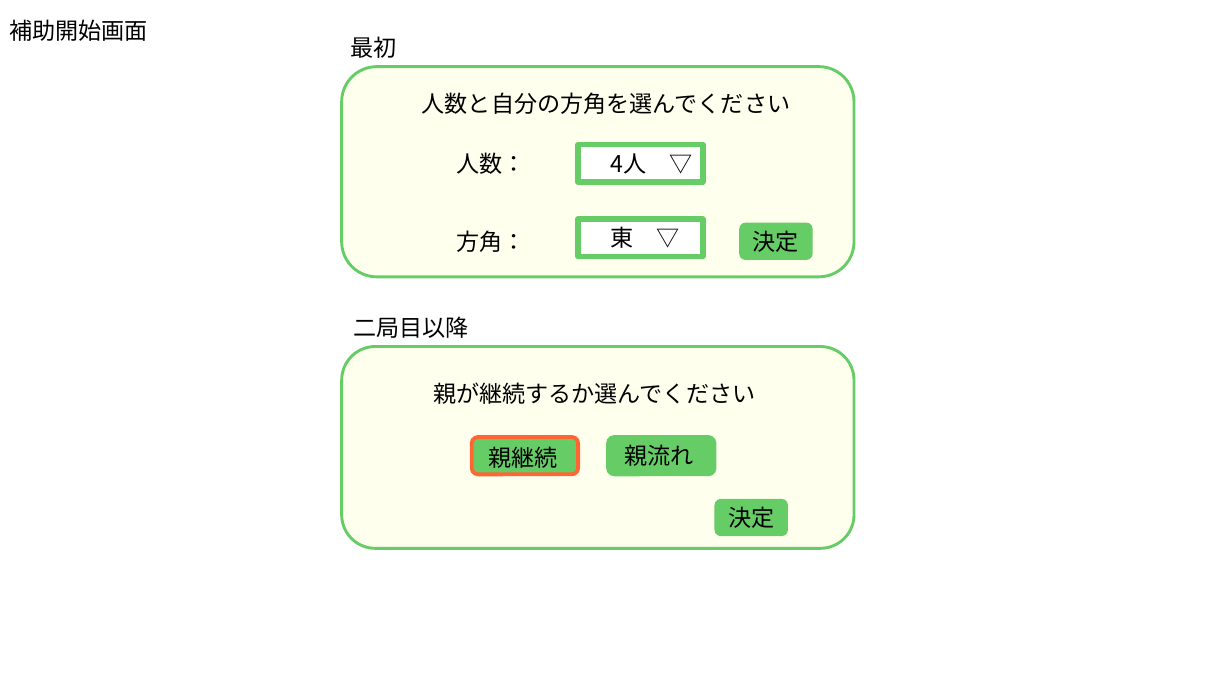
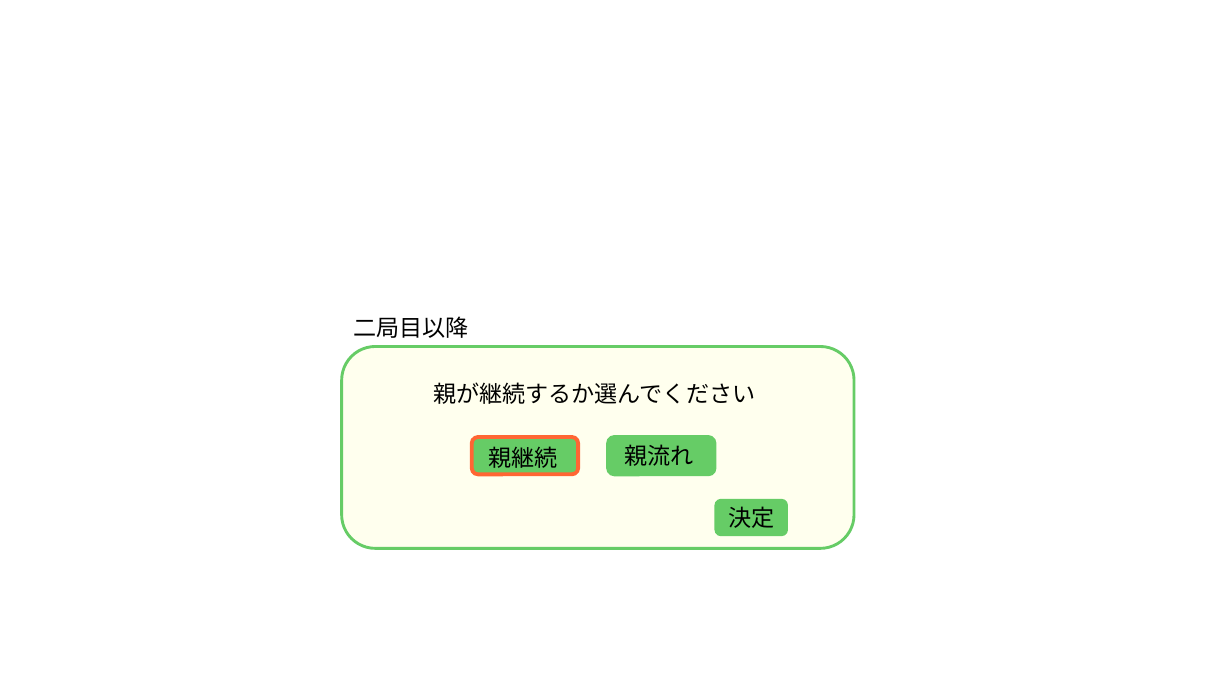
Before and after one commit to plusdojo2024/B5, a slide deck: slide 7 of doc/02_外部設計/外部設計_麻雀アプリ.pptx (slide 5 before the commit). Drawn at 1232x693 pixels with LibreOffice and Linux fonts; fonts in the diff are those of the drawing. Boxes give left, top, right and bottom in pixels: in the first picture for what was removed or moved away, otherwise in the second. Text is boxed around its words. In the diff, an @@ line names an element or a change of style, - is before the commit and + after.

```diff
--- a/doc/02_外部設計/外部設計_麻雀アプリ.pptx
+++ b/doc/02_外部設計/外部設計_麻雀アプリ.pptx
@@ text removed at (9,19,148,41) @@
-補助開始画面
@@ text removed at (351,36,397,58) @@
-最初
@@ rounded rectangle removed at (342,67,855,277) @@
@@ text removed at (422,92,790,114) @@
-人数と自分の方角を選んでください
@@ rectangle removed at (579,145,703,182) @@
-4人 ▽
@@ text removed at (456,152,525,174) @@
-人数：
@@ text removed at (456,230,525,252) @@
-方角：
@@ rectangle removed at (579,219,703,256) @@
-東 ▽
@@ rounded rectangle removed at (739,223,813,260) @@
-決定
```
Also in this commit, not shown: 4 other slides changed, 3 slides added, 1 slide removed, 2 other files.
